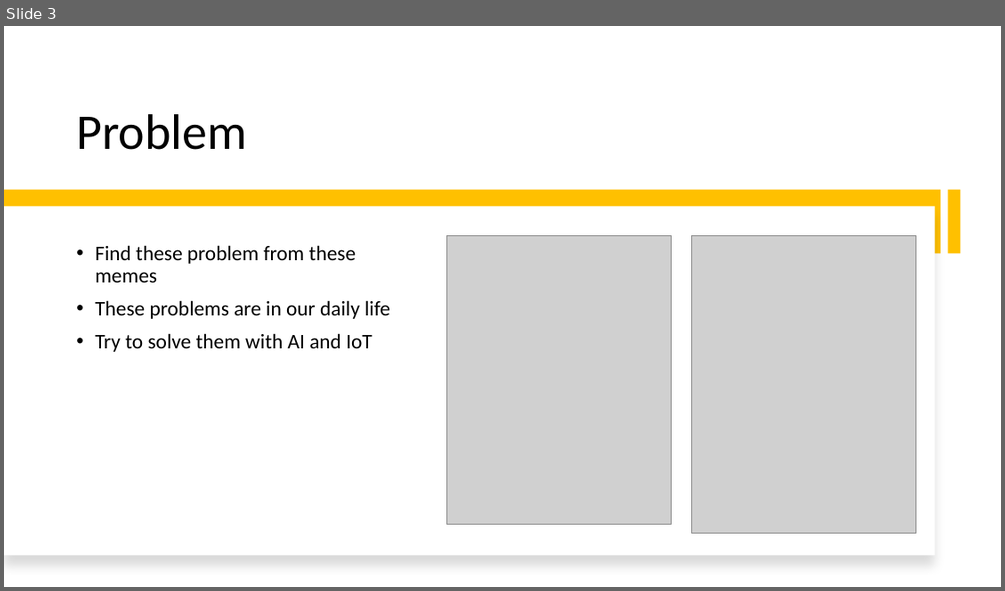
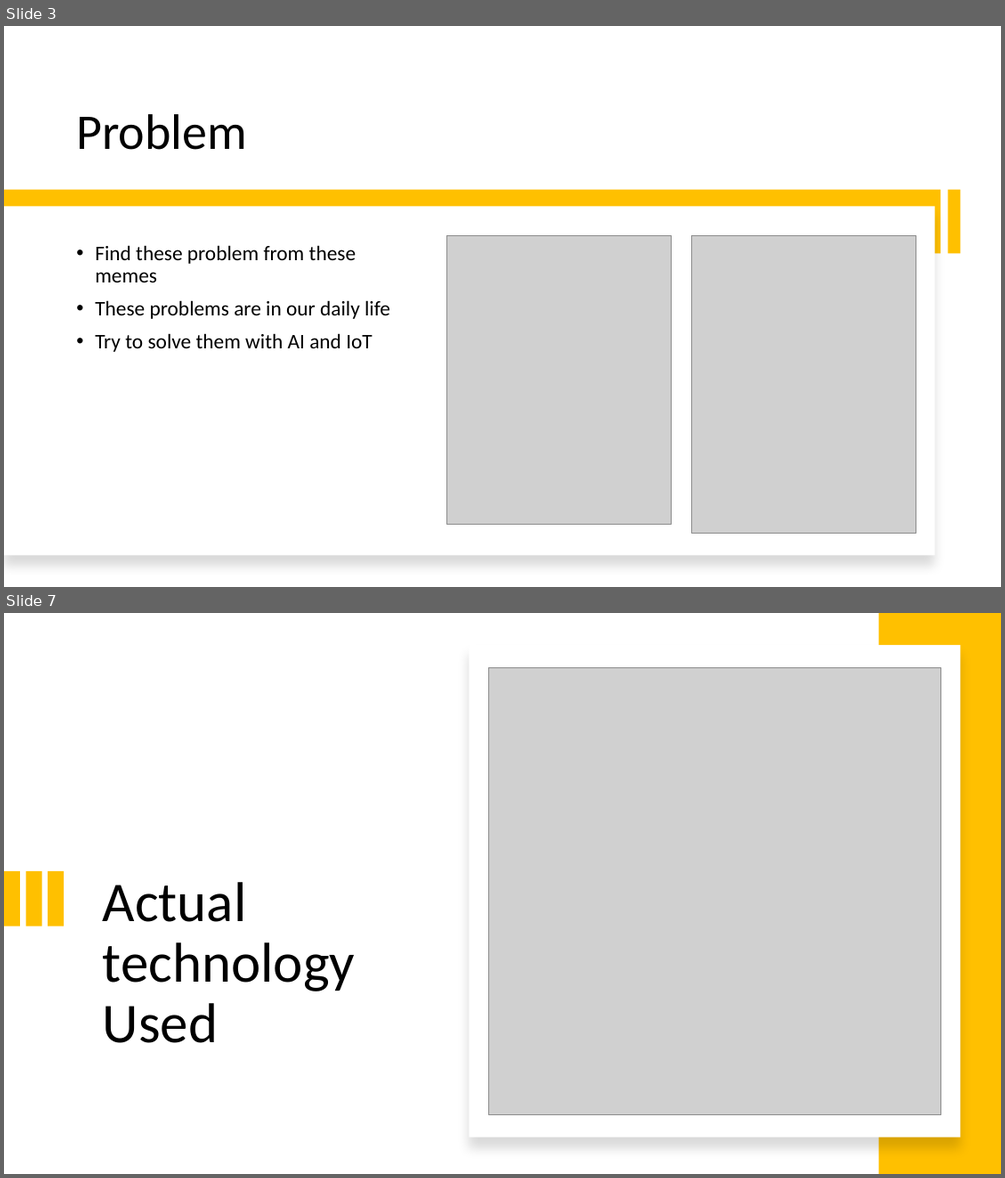
Before and after one commit to smarttommyau/aiot_bedroom, a slide deck: project_documents/P21_pitching_deck_AIoT Bedroom.pptx. Shown one above the other, each under a label of ours: slide 3 before the commit, slides 3 and 7 after it; the slides between them are not shown. The pictures are 1005x591 and 1005x1178 pixels, drawn with LibreOffice and Linux fonts; fonts in the diff are those of the drawing; grey boxes stand for pictures. Boxes give left, top, right and bottom in pixels: in the first picture for what was removed or moved away, otherwise in the second. Text is boxed around its words. In the diff, an @@ line names an element or a change of style, - is before the commit and + after.

```diff
--- a/project_documents/P21_pitching_deck_AIoT Bedroom.pptx
+++ b/project_documents/P21_pitching_deck_AIoT Bedroom.pptx
@@ slide 7 added at (x1=4, y1=613, x2=1001, y2=1174), background #FFFFFF @@
@@ rectangle added at (x1=879, y1=613, x2=1001, y2=1174), fill #FFC000 @@
@@ rectangle added at (x1=469, y1=645, x2=961, y2=1137), fill #FFFFFF @@
@@ picture added at (x1=488, y1=667, x2=941, y2=1115) @@
@@ rectangle added at (x1=4, y1=871, x2=20, y2=926), fill #FFC000 @@
@@ rectangle added at (x1=25, y1=871, x2=41, y2=926), fill #FFC000 @@
@@ rectangle added at (x1=48, y1=871, x2=64, y2=926), fill #FFC000 @@
@@ title added at (x1=103, y1=882, x2=355, y2=1043), 54 pt, text #000000 @@
+Actual technology Used
```
Also in this commit, not shown: 3 slides changed, 7 other slides added.
